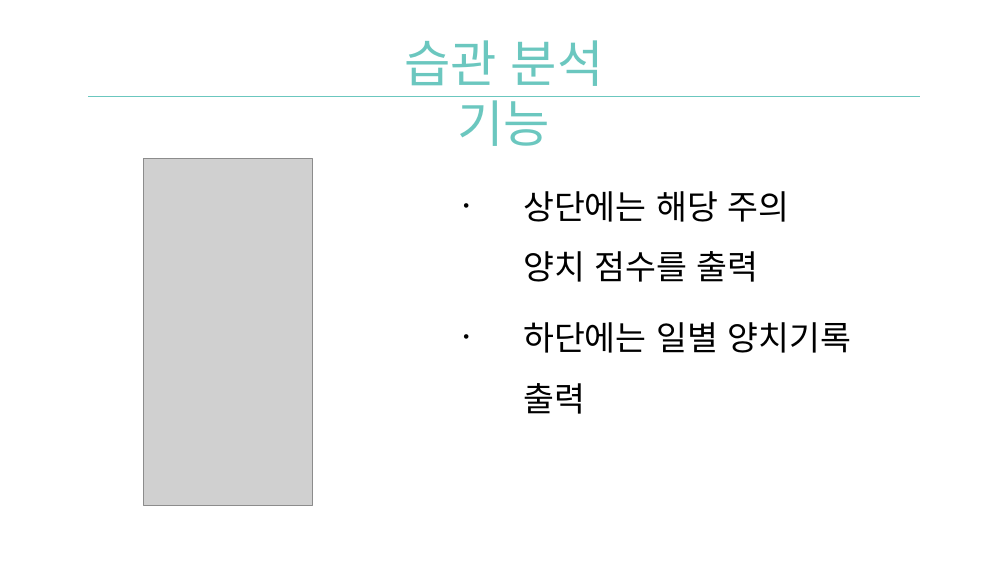
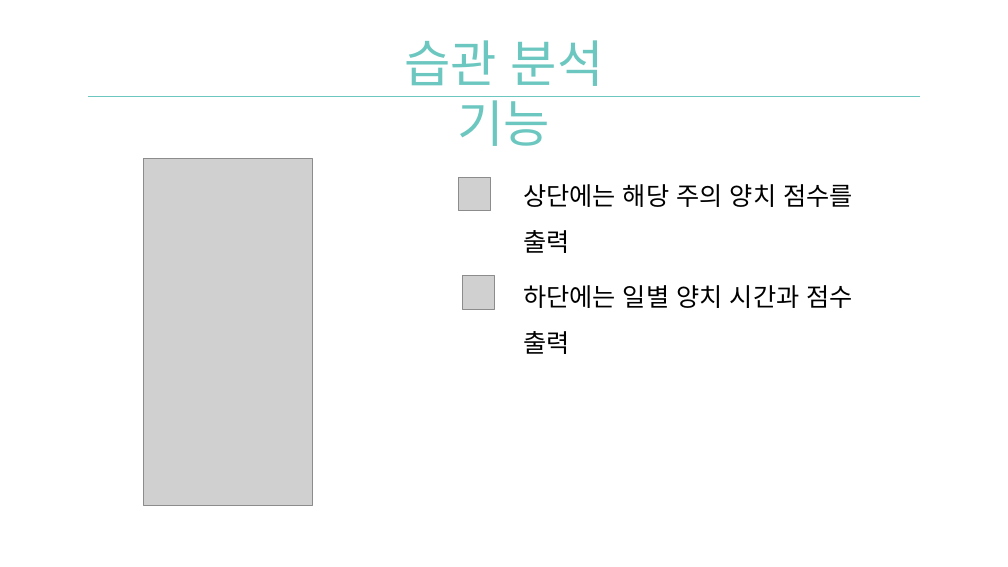
Before and after one commit to Team-Achi/Docs, a slide deck: slide 15 of PPT/캡스톤디자인_7주차_발표자료_5조.pptx. Drawn at 1008x567 pixels with LibreOffice and Linux fonts; fonts in the diff are those of the drawing; grey boxes stand for pictures; background and template pictures are left out. Boxes give left, top, right and bottom in pixels: in the first picture for what was removed or moved away, otherwise in the second. Text is boxed around its words. In the diff, an @@ line names an element or a change of style, - is before the commit and + after.

Commit message:
습관 분석 사진 바꿈

```diff
--- a/PPT/캡스톤디자인_7주차_발표자료_5조.pptx
+++ b/PPT/캡스톤디자인_7주차_발표자료_5조.pptx
@@ picture added at [459, 177, 492, 211] @@
@@ text at [523, 184, 853, 253]: size 32 to 24 pt in "상단에는 해당 주의 양치 점수를 출력" @@
@@ picture added at [463, 275, 495, 309] @@
@@ text at [523, 285, 852, 354]: text changed; size 32 to 24 pt @@
-• 하단에는 일별 양치기록 출력
+• 하단에는 일별 양치 시간과 점수 출력
```
